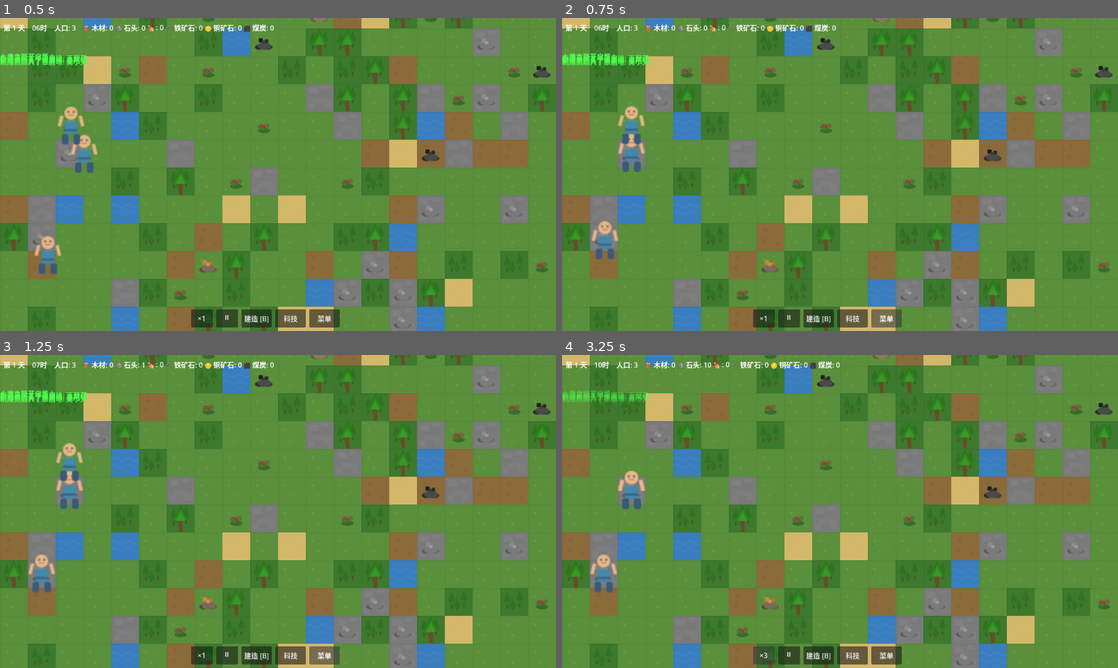
Above: before the commit, frames 1-4 (two rows, left to right).
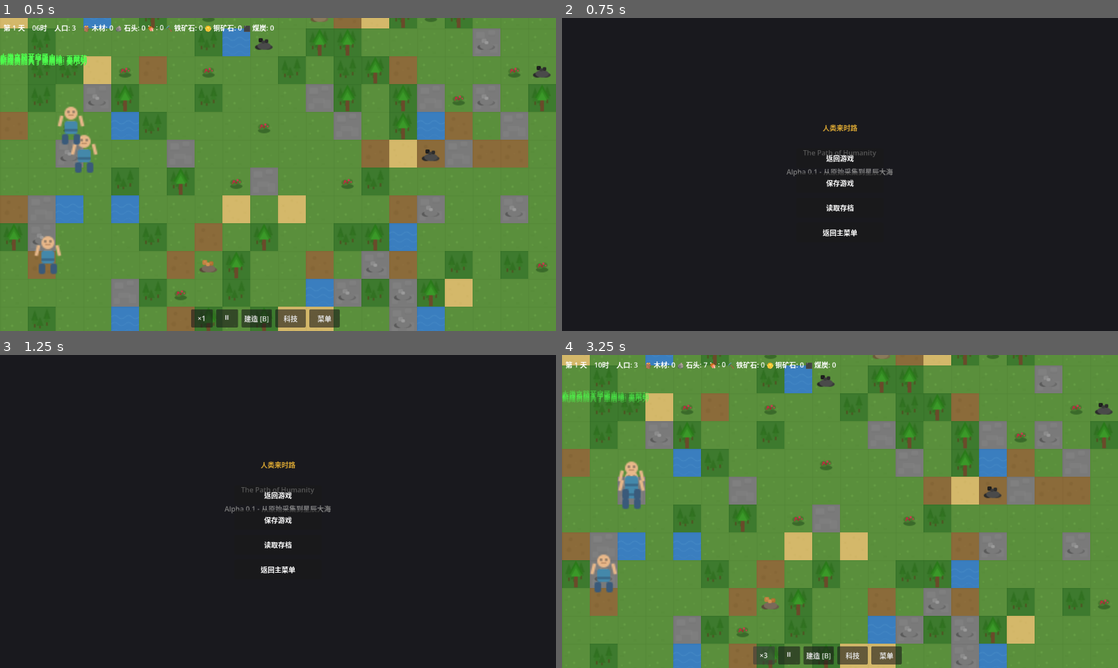
Above: after the commit, the same moments.

Repository: ZhanXuzhao/the-path-of-humanity
Game: Godot game, scene res://scenes/game.tscn
Two runs of this game, one before a commit and one after it. Both use one fixed random seed, a clock stepped at 60 frames per second and the inputs below.
Inputs (mouse positions are in pixels of both pictures, inside the frame that each line leads up to):
- Up to frame 1 (0.5 s): no input
- Up to frame 2 (0.75 s): click "菜单" at 0.5 s
- Up to frame 3 (1.25 s): no input
- Up to frame 4 (3.25 s): click (840, 495) at 1.25 s, where only the run after the commit has a clickable "返回游戏"; click "×1" at 2 s; click "×2" at 2.75 s

Frame 1 is identical in both runs. In frame 2, 100% of the frame differs, in the area x 0-100%, y 0-100%; in frame 3, 100%; in frame 4, 0.6%.

Commit message:
fix: 修复建造菜单不显示，实现游戏中暂停菜单与存档功能

Diff:
--- a/scenes/game.tscn
+++ b/scenes/game.tscn
@@ -10,6 +10,29 @@
 [ext_resource type="Script" path="res://scripts/ui/hud.gd" id="7_86c0l"]
 [ext_resource type="Script" path="res://scripts/ui/build_menu.gd" id="8_17ot"]
 [ext_resource type="Script" path="res://scripts/ui/tech_panel.gd" id="9_3h2wo"]
+[ext_resource type="PackedScene" path="res://scenes/main_menu.tscn" id="10_kae2"]
+
+[sub_resource type="StyleBoxFlat" id="1"]
+content_margin_left = 8.0
+content_margin_top = 8.0
+content_margin_right = 8.0
+content_margin_bottom = 8.0
+bg_color = Color(0.1, 0.1, 0.12, 0.95)
+corner_radius_top_left = 6
+corner_radius_top_right = 6
+corner_radius_bottom_right = 6
+corner_radius_bottom_left = 6
+
+[sub_resource type="StyleBoxFlat" id="2"]
+content_margin_left = 6.0
+content_margin_top = 6.0
+content_margin_right = 6.0
+content_margin_bottom = 6.0
+bg_color = Color(0.15, 0.15, 0.17, 0.95)
+corner_radius_top_left = 4
+corner_radius_top_right = 4
+corner_radius_bottom_right = 4
+corner_radius_bottom_left = 4
 
 [node name="Game" type="Node2D"]
 script = ExtResource("1_b4xb6")
@@ -115,6 +138,7 @@
 offset_top = 60.0
 offset_right = 300.0
 offset_bottom = 600.0
+theme_override_styles/panel = SubResource(1)
 
 [node name="CategoryTabs" type="HBoxContainer" parent="UI/BuildMenu"]
 offset_left = 8.0
@@ -129,6 +153,7 @@
 offset_bottom = 300.0
 
 [node name="BuildingList" type="VBoxContainer" parent="UI/BuildMenu/ScrollContainer"]
+size_flags_horizontal = 3
 
 [node name="InfoPanel" type="Panel" parent="UI/BuildMenu"]
 visible = false
@@ -136,6 +161,7 @@
 offset_top = 308.0
 offset_right = 284.0
 offset_bottom = 530.0
+theme_override_styles/panel = SubResource(2)
 
 [node name="Name" type="Label" parent="UI/BuildMenu/InfoPanel"]
 offset_left = 8.0
@@ -150,6 +176,7 @@
 offset_top = 36.0
 offset_right = 268.0
 offset_bottom = 60.0
+size_flags_horizontal = 3
 theme_override_colors/font_color = Color(0.7, 0.7, 0.7, 1)
 theme_override_constants/minimum_font_size = 12
 text = "Description"
@@ -160,12 +187,14 @@
 offset_top = 68.0
 offset_right = 268.0
 offset_bottom = 120.0
+size_flags_horizontal = 3
 
 [node name="BuildBtn" type="Button" parent="UI/BuildMenu/InfoPanel"]
 offset_left = 8.0
 offset_top = 130.0
 offset_right = 268.0
 offset_bottom = 160.0
+size_flags_horizontal = 3
 text = "建造"
 
 [node name="TechPanel" type="Panel" parent="UI"]
@@ -213,3 +242,6 @@
 offset_bottom = 530.0
 
 [node name="TechList" type="VBoxContainer" parent="UI/TechPanel/ScrollContainer"]
+
+[node name="MainMenu" parent="UI" instance=ExtResource("10_kae2")]
+visible = false
--- a/scenes/main_menu.tscn
+++ b/scenes/main_menu.tscn
@@ -75,6 +75,14 @@
 offset_bottom = 120.0
 theme_override_constants/separation = 12
 
+[node name="ResumeBtn" type="Button" parent="MenuButtons"]
+custom_minimum_size = Vector2(200, 45)
+theme_override_colors/font_color = Color(1, 1, 1, 1)
+theme_override_constants/minimum_font_size = 18
+text = "返回游戏"
+size_flags_horizontal = 4
+visible = false
+
 [node name="StartBtn" type="Button" parent="MenuButtons"]
 custom_minimum_size = Vector2(200, 45)
 theme_override_colors/font_color = Color(1, 1, 1, 1)
--- a/scripts/core/game.gd
+++ b/scripts/core/game.gd
@@ -154,13 +154,21 @@
 		if build_mode:
 			exit_build_mode()
 		else:
+			# 优先关闭暂停菜单
+			var main_menu = get_node_or_null("UI/MainMenu")
+			if main_menu and main_menu.visible:
+				main_menu.visible = false
+				_gm.resume_game()
+				return
 			# 关闭打开的菜单
 			var build_menu = get_node_or_null("UI/BuildMenu")
 			if build_menu and build_menu.visible:
 				build_menu.visible = false
+				return
 			var tech_panel = get_node_or_null("UI/TechPanel")
 			if tech_panel and tech_panel.visible:
 				tech_panel.visible = false
+				return
 
 	if event.is_action_pressed("left_click") and build_mode:
 		_try_place_building()
--- a/scripts/ui/hud.gd
+++ b/scripts/ui/hud.gd
@@ -51,6 +51,8 @@
 		build_menu_btn.text = "建造 [B]"
 	if tech_btn:
 		tech_btn.pressed.connect(_on_tech_pressed)
+	if menu_btn:
+		menu_btn.pressed.connect(_on_menu_pressed)
 
 	# 延迟一帧初始化资源显示（等待 GameManager 完全就绪）
 	call_deferred("_update_resource_display")
@@ -98,6 +100,22 @@
 	var tech_panel = get_node_or_null("/root/Game/UI/TechPanel")
 	if tech_panel:
 		tech_panel.visible = not tech_panel.visible
+
+func _on_menu_pressed():
+	"""菜单按钮：打开游戏中暂停菜单"""
+	var main_menu = get_node_or_null("/root/Game/UI/MainMenu")
+	if main_menu:
+		main_menu.visible = not main_menu.visible
+		if main_menu.visible:
+			game_manager.pause_game()
+			# 关闭其他面板
+			var build_menu = get_node_or_null("/root/Game/UI/BuildMenu")
+			if build_menu:
+				build_menu.visible = false
+			var tech_panel = get_node_or_null("/root/Game/UI/TechPanel")
+			if tech_panel:
+				tech_panel.visible = false
+			main_menu._update_menu_mode()
 
 func _on_notification(msg: String, type: int):
 	var notif = notification_scene.instantiate()
--- a/scripts/ui/main_menu.gd
+++ b/scripts/ui/main_menu.gd
@@ -1,22 +1,107 @@
 # 主菜单 - Main Menu
+# 支持主菜单和游戏中暂停菜单两种模式
 extends Control
 
+@onready var resume_btn: Button = $MenuButtons/ResumeBtn
 @onready var start_btn: Button = $MenuButtons/StartBtn
 @onready var load_btn: Button = $MenuButtons/LoadBtn
 @onready var quit_btn: Button = $MenuButtons/QuitBtn
 
+var _gm
+
 func _ready():
+	_gm = get_node("/root/GameManager")
+	resume_btn.pressed.connect(_on_resume_pressed)
 	start_btn.pressed.connect(_on_start_pressed)
 	load_btn.pressed.connect(_on_load_pressed)
 	quit_btn.pressed.connect(_on_quit_pressed)
 
+	_update_menu_mode()
+
+func _update_menu_mode():
+	"""根据游戏状态切换菜单模式"""
+	if _gm.state == _gm.GameState.MENU:
+		# 主菜单模式
+		mouse_filter = MOUSE_FILTER_IGNORE
+		resume_btn.visible = false
+		start_btn.text = "开始游戏"
+		load_btn.text = "读取存档"
+		quit_btn.text = "退出游戏"
+	else:
+		# 游戏中暂停菜单模式
+		mouse_filter = MOUSE_FILTER_STOP
+		resume_btn.visible = true
+		start_btn.text = "保存游戏"
+		load_btn.text = "读取存档"
+		quit_btn.text = "返回主菜单"
+		# 暂停时关闭其他面板
+		var build_menu = get_node_or_null("/root/Game/UI/BuildMenu")
+		if build_menu:
+			build_menu.visible = false
+		var tech_panel = get_node_or_null("/root/Game/UI/TechPanel")
+		if tech_panel:
+			tech_panel.visible = false
+
+func _on_resume_pressed():
+	"""返回游戏"""
+	_gm.resume_game()
+	visible = false
+
 func _on_start_pressed():
-	get_node("/root/GameManager").start_game()
-	get_tree().change_scene_to_file("res://scenes/game.tscn")
+	if _gm.state == _gm.GameState.MENU:
+		# 主菜单：开始游戏
+		_gm.start_game()
+		get_tree().change_scene_to_file("res://scenes/game.tscn")
+	else:
+		# 游戏中：保存游戏
+		_save_game()
 
 func _on_load_pressed():
-	# TODO: 实现加载存档
-	get_node("/root/GameManager").show_notification("存档功能开发中", 1)
+	_load_game()
 
 func _on_quit_pressed():
-	get_tree().quit()
+	if _gm.state == _gm.GameState.MENU:
+		# 主菜单：退出游戏
+		get_tree().quit()
+	else:
+		# 游戏中：返回主菜单
+		_gm.state = _gm.GameState.MENU
+		get_tree().change_scene_to_file("res://scenes/main_menu.tscn")
+
+# ==================== 存档管理 ====================
+
+func _save_game():
+	var save_data = {
+		"version": 1,
+		"game_time": _gm.game_time,
+		"current_day": _gm.current_day,
+		"time_speed": _gm.time_speed,
+		"resources": _gm.resources.duplicate(),
+		"stats": _gm.stats.duplicate(),
+	}
+	var file = FileAccess.open("user://savegame.dat", FileAccess.WRITE)
+	if file:
+		file.store_var(save_data)
+		_gm.show_notification("游戏已保存", _gm.NotificationType.SUCCESS)
+	else:
+		_gm.show_notification("保存失败！", _gm.NotificationType.ERROR)
+
+func _load_game():
+	var file = FileAccess.open("user://savegame.dat", FileAccess.READ)
+	if file:
+		var data = file.get_var()
+		if typeof(data) != TYPE_DICTIONARY:
+			_gm.show_notification("存档数据损坏", _gm.NotificationType.ERROR)
+			return
+		_gm.game_time = data.get("game_time", 6.0)
+		_gm.current_day = data.get("current_day", 1)
+		_gm.time_speed = data.get("time_speed", 1.0)
+		_gm.resources = data.get("resources", {})
+		_gm.stats = data.get("stats", {})
+		_gm.state = _gm.GameState.PLAYING
+		_gm.show_notification("存档已读取", _gm.NotificationType.SUCCESS)
+		# 如果当前不在游戏中，跳转到游戏场景
+		if get_tree().current_scene.scene_file_path != "res://scenes/game.tscn":
+			get_tree().change_scene_to_file("res://scenes/game.tscn")
+	else:
+		_gm.show_notification("未找到存档", _gm.NotificationType.ERROR)
Not shown: 1 places in scenes/game.tscn that only renumber resources
